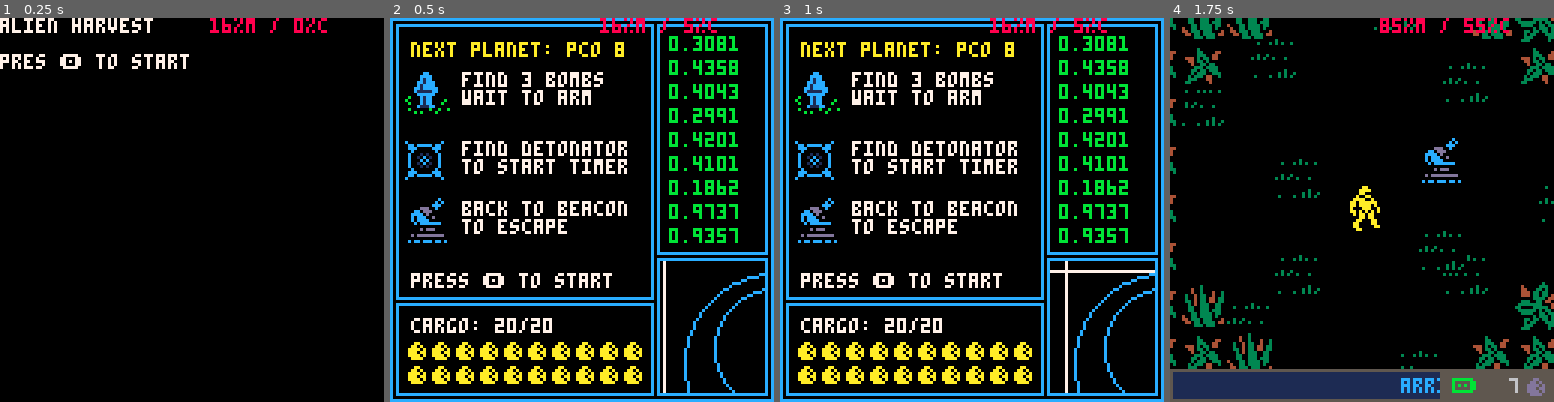
Above: before the commit, frames 1-4 (left to right).
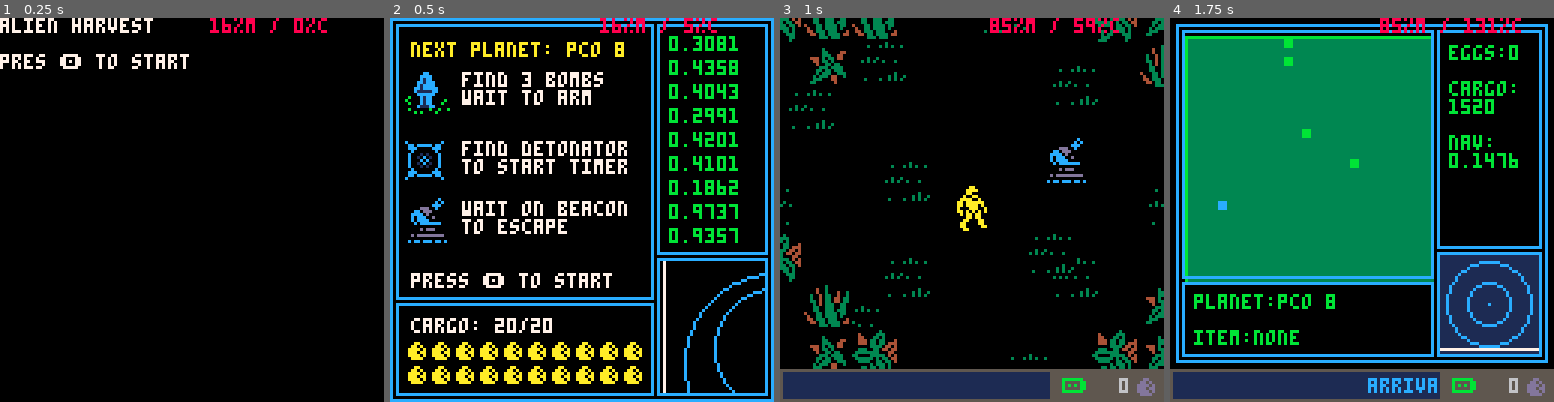
Above: after the commit, the same moments.

Repository: morningtoast/pico8-alien
Game: PICO-8 cartridge ripley.p8
Two runs of this game, one before a commit and one after it. Both use one fixed random seed, a clock stepped at 60 frames per second and the inputs below.
Inputs:
- Up to frame 1 (0.25 s): no input
- Up to frame 2 (0.5 s): tap X (X key) at 0.33 s
- Up to frame 3 (1 s): tap O (Z key) at 0.7 s
- Up to frame 4 (1.75 s): tap X (X key) at 1.07 s; hold Right from 1.6 s (still down); tap O (Z key) at 1.7 s

Frame 1 is identical in both runs. In frame 2, 0.2% of the frame differs, in the area x 19-40%, y 47-52%; in frame 3, 33%; in frame 4, 61%, in the area x 0-100%, y 0-98%.

Commit message:
Bombs, detonators, finale

Diff:
--- a/ripley.p8
+++ b/ripley.p8
@@ -74,7 +74,6 @@
 		-- when player gets to a body, switch modes
 		if tile.occupant=="egg" then
 			eggs_collected=min(eggs_collected+1,20)
-			egg_count+=1
 			current_level.eggs=max(current_level.eggs-1,0)
 
 			set_tile_occupant(p_tx,p_ty,"empty")
@@ -87,15 +86,61 @@
 			end
 		end
 
+		-- #bombarm
+		-- player must hover to arm bomb
+		-- bomb_st: 0=unarmed;1=onhover;2=armed
+		if tile.occupant=="bomb" and tile.bomb_st<2 then
+			if bomb_t==0 then add_ticker_text("arming bomb, stand by",true) end
+			bomb_t+=1
+
+			tile.bomb_st=1
+
+			if bomb_t==sec(4) then
+				tile.bomb_st=2
+				current_level.bombs=max(0,current_level.bombs-1)
+				--@sound bomb armed success
+			end
+		else
+			if tile.bomb_st==2 then
+				add_ticker_text("bomb armed successfully",true)
+				if current_level.bombs>0 then
+					add_ticker_text(current_level.bombs.." unarmed bombs remain")
+				else
+					add_ticker_text("all bombs armed;find detonator to start countdown")
+				end
+			end
+			bomb_t=0
+			tile.bomb_st=0
+		end
+
+
+		-- #dentonaor
+		-- player must hover to trigger
+		-- detonator_st: 0=unarmed;1=onhover;2=armed
+		if tile.occupant=="detonator" and tile.detonator_st<2 then
+			if detonator_t==0 then add_ticker_text("entering detonation code, stand by",true) end
+			detonator_t+=1
+
+			tile.detonator_st=1
+
+			if detonator_t==sec(4) then
+				tile.detonator_st=2
+				add_ticker_text("countdown initiated;you have 30 seconds to reach transport beacon",true)
+				countdown=30
+				--@sound bomb armed success
+			end
+		else
+			if tile.bomb_st==2 then  end
+			bomb_t=0
+			tile.bomb_st=0
+		end
+
+
 		-- #transport
 		-- player hits transport beacon
-		if tile.occupant=="transport" then
-			printh(current_level.eggs)
-		end
-
 		if tile.occupant=="transport" and current_level.eggs>0 and p_transport_t<1 then
 			-- @sound buzzer
-			add_ticker_text("dropship unavailable",true)
+			add_ticker_text("dropship unavailable;alien eggs remain",true)
 			p_transport_t=1
 		end
 
@@ -710,34 +755,55 @@
 function add_eggs(q)
 	local c,try=0,0
 
-	--printh("adding bodies: "..q)
+	-- eggs
 	while c<q and try<50 do
-		local t=get_random_tile("empty")
+		local t=get_random_tile("spawn")
 		local list=filter_tiles("egg")
 
 		if #list>0 then
-			--printh("checking existinb bodies")
-
 			for n in all(list) do
 				if not in_range(n.tx,n.ty, t.tx,t.ty, 6) then
 					if not in_range(t.tx,t.ty, p_tx,p_ty, 6) then
 						set_tile_occupant(t.tx,t.ty, "egg")
-						--printh("added at "..t.tx..","..t.ty)
 						c+=1
 					end
 				end
 			end
 		else
-			--printh("no existinb bodies")
-
 			if not in_range(t.tx,t.ty, p_tx,p_ty, 6) then
-				--printh("added at "..t.tx..","..t.ty)
 				set_tile_occupant(t.tx,t.ty, "egg")
 				c+=1
 			end
 		end
 
 		try+=1
+	end
+
+	-- bombs for last level only
+	if finale then
+		local c,try=0,0
+		while c<current_level.bombs and try<50 do
+			local t=get_random_tile("spawn")
+			local list=filter_tiles("bomb")
+
+			if #list>0 then
+				for n in all(list) do
+					if not in_range(n.tx,n.ty, t.tx,t.ty, 6) then
+						if not in_range(t.tx,t.ty, p_tx,p_ty, 6) then
+							set_tile_occupant(t.tx,t.ty, "bomb")
+							c+=1
+						end
+					end
+				end
+			else
+				if not in_range(t.tx,t.ty, p_tx,p_ty, 6) then
+					set_tile_occupant(t.tx,t.ty, "bomb")
+					c+=1
+				end
+			end
+
+			try+=1
+		end
 	end
 end
 
@@ -970,7 +1036,16 @@
 	end
 
 	-- add start screen, replace a random screen
-	create_screen(rand(map_w)+1,rand(map_h)+1, read_spritelayout(0,0))
+	if finale then
+		queen_x=map_w
+		queen_y=rand(map_h)+1
+
+		create_screen(1,rand(map_h)+1, read_spritelayout(0,0)) --player start in first column, random row
+		create_screen(queen_x,queen_y, read_spritelayout(0,0)) --queen in last column, random row
+	else
+		create_screen(rand(map_w)+1,rand(map_h)+1, read_spritelayout(0,0))
+	end
+
 
 	-- make a node list for pathfinding
 	-- this needs to come after map population unless you populate within initial creation above
@@ -1088,6 +1163,18 @@
 				tile.occupant="spawn"
 			end
 
+			-- bomb detonator
+			if pxc==14 then
+				tile.occupant="detonator"
+			end
+
+			-- queen
+			if pxc==9 then
+				tile.occupant="queen"
+			end
+
+
+
 			-- player start; doesn't change tile attrs
 			if pxc==8 then
 				p_x,p_y=tile_to_px(tilex,tiley)
@@ -1376,7 +1463,7 @@
 	minimap_battery = 0
 	map_mode        = false
 	egg_timer       = sec(current_level.eggtimer)
-	egg_count       = 0
+	--egg_count       = 0
 
 
 	p_init()
@@ -1384,7 +1471,12 @@
 	add_bodies(current_level.bodies)
 	add_eggs(current_level.eggs)
 
-	add_ticker_text("arrival on "..current_level.name..";scan shows "..current_level.eggs.." eggs in range;find eggs before they hatch",true)
+	if finale then
+		add_ticker_text("arrival on "..current_level.name..";scan shows "..current_level.eggs.." eggs in range;find eggs before they hatch",true)
+	else
+		add_ticker_text("arrival on "..current_level.name..";find and arm 3 bombs;find detonator",true)
+	end
+
 
 	if level_id==1 then
 		add_ticker_text("press \142 to scan area;press \151 to use item")
@@ -1445,16 +1537,16 @@
 		p_update()
 
 		if gt>=sec(20) then -- toss in generic messages every 20 seconds
-			if eggs_collected>=20 then
-				add_ticker_text("mission accomplished;return to transport beacon",true)
-			else
+			--if eggs_collected>=20 then
+				--add_ticker_text("mission accomplished;return to transport beacon",true)
+			--else
 				if current_level.eggs<=0 then
 					-- @sound no egg alert
 					add_ticker_text("no more eggs detected;return to transport beacon")
 				else
 					ticker_common()
 				end
-			end
+			--end
 
 			gt=0
 		end
@@ -1507,6 +1599,21 @@
 				spr(12,px,py,2,2)
 			end
 
+			if plot.occupant=="bomb" then
+				if plot.bomb_st==1 then pal(11,9) end --orange, hover arming
+				if plot.bomb_st==2 then pal(11,8) end --red, armed
+				spr(110, px, py, 2,2)
+			end
+
+			if plot.occupant=="detonator" then
+				if plot.detonator_st==1 then pal(11,9) end --orange, hover arming
+				if plot.detonator_st==2 then pal(11,8) end --red, armed
+				spr(108, px, py, 2,2)
+			end
+
+
+			-- only things that need color swapped based on level colors go below here
+			--
 			if swap_bright then
 				pal(11,swap_bright)
 				pal(3,swap_dark)
@@ -1601,13 +1711,14 @@
 		local abc=split("a;b;c;d;e;f;g;h;i;j;k;l;m;n;o;p;q;r;s;t;u;w;v;y;z")
 		local name=rnd_table(abc)..rnd_table(abc).."-"..random(75,850)
 
-		current_level={name=name,w=6,h=6,bodies=10,eggs=5,eggtimer=45,aliens=6,snipers=6,colors=rnd_table(colors)}
+		current_level={name=name,w=5,h=6,bodies=10,eggs=5,eggtimer=45,aliens=6,snipers=6,colors=rnd_table(colors)}
 	else
 		current_level=levels[level_id]
 	end
 
+
 	if finale then
-		current_level={name="pco 8",w=6,h=5,bodies=10,eggs=7,eggtimer=25,aliens=6,snipers=6,colors=rnd_table(colors)}
+		current_level={name="pco 8",w=6,h=5,bombs=3,bodies=10,eggs=0,eggtimer=25,aliens=0,snipers=6,colors=rnd_table(colors)}
 	end
 
 	local scanlinev=78
@@ -1666,7 +1777,7 @@
 			print("find detonator\nto start timer",24,41, 7)
 
 			spr(12, 5,60, 2,2)
-			print("back to beacon\nto escape",24,61, 7)
+			print("wait on beacon\nto escape",24,61, 7)
 		else
 			-- normal directions
 			spr(14, 5,18, 2,2)
@@ -1835,11 +1946,11 @@
 
 	-- #levels - define levels
 	-- w/h=screen size; eggtimer=seconds to hatch; colors=array of primary,secondary
-	add(levels,{name="jl78",w=2,h=3,bodies=2,eggs=1,eggtimer=30,aliens=0,snipers=0,colors={11,3}})
-	add(levels,{name="col-b",w=3,h=4,bodies=3,eggs=2,eggtimer=30,aliens=2,snipers=0,colors={11,4}})
-	add(levels,{name="mf 2018",w=4,h=4,bodies=4,eggs=3,eggtimer=40,aliens=3,snipers=2,colors={9,4}})
-	add(levels,{name="roxi 9",w=5,h=4,bodies=5,eggs=4,eggtimer=45,aliens=4,snipers=3,colors={11,4}})
-	add(levels,{name="pv-418",w=6,h=6,bodies=7,eggs=5,eggtimer=50,aliens=6,snipers=6,colors={14,2}})
+	add(levels,{name="jl78",w=2,h=3,bombs=0,bodies=2,eggs=1,eggtimer=30,aliens=0,snipers=0,colors={11,3}})
+	add(levels,{name="col-b",w=3,h=4,bombs=0,bodies=3,eggs=2,eggtimer=30,aliens=2,snipers=0,colors={11,4}})
+	add(levels,{name="mf 2018",w=4,h=4,bombs=0,bodies=4,eggs=3,eggtimer=40,aliens=3,snipers=2,colors={9,4}})
+	add(levels,{name="roxi 9",w=5,h=4,bombs=0,bodies=5,eggs=4,eggtimer=45,aliens=4,snipers=3,colors={11,4}})
+	add(levels,{name="pv-418",w=6,h=6,bombs=0,bodies=7,eggs=5,eggtimer=50,aliens=6,snipers=6,colors={14,2}})
 	--add(levels,{name="mf2018",w=3,h=7,bodies=10,eggs=6,eggtimer=35,aliens=5,snipers=5,colors={11,3}})
 	--add(levels,{name="p-co 8",w=6,h=4,bodies=6,eggs=4,eggtimer=45,aliens=5,snipers=7,colors={14,2}})
 
